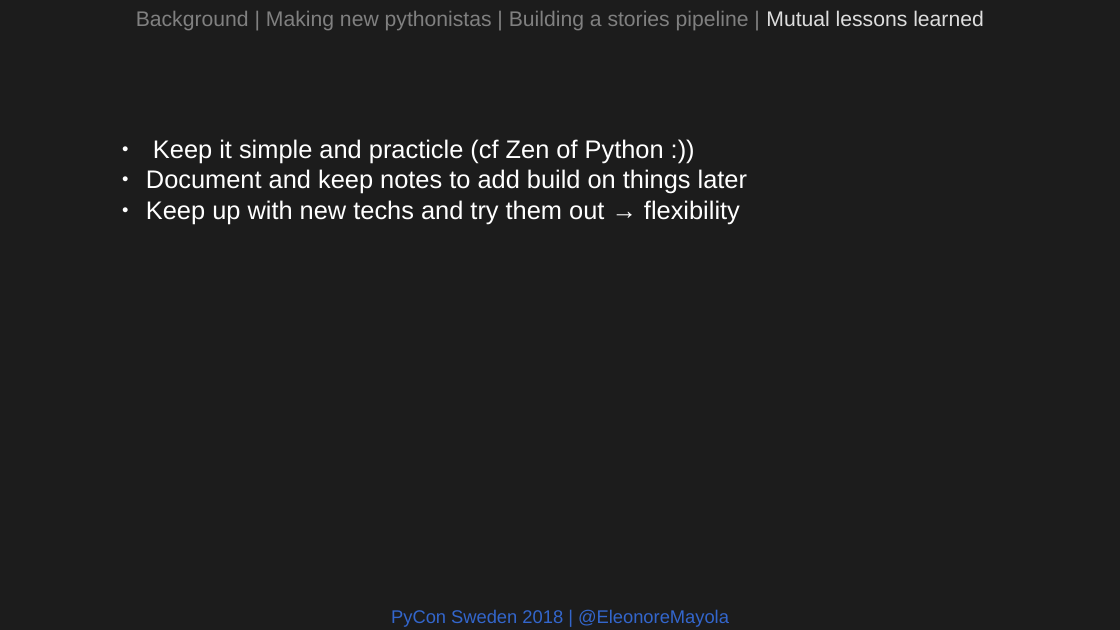
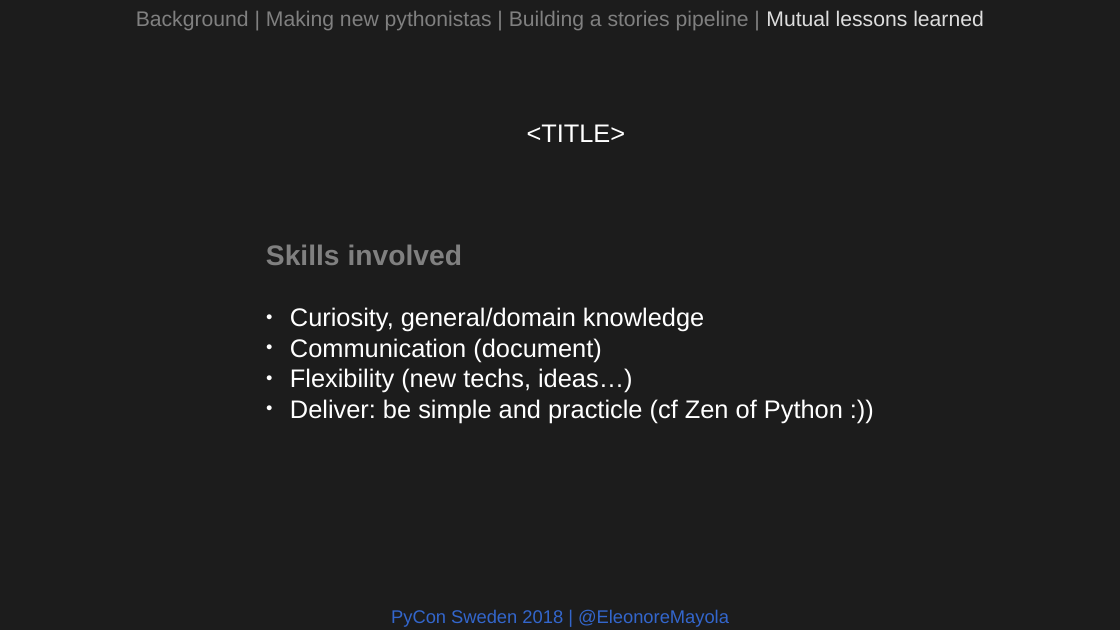
Before and after one commit to Eleonore9/-pyconse18, a slide deck: slide 21 of pyconse2018.odp (slide 20 before the commit). Drawn at 1120x630 pixels with LibreOffice and Linux fonts; fonts in the diff are those of the drawing. Boxes give left, top, right and bottom in pixels: in the first picture for what was removed or moved away, otherwise in the second. Text is boxed around its words. In the diff, an @@ line names an element or a change of style, - is before the commit and + after.

```diff
--- a/pyconse2018.odp
+++ b/pyconse2018.odp
@@ text removed at [146, 139, 747, 224] @@
-● Keep it simple and practicle (cf Zen of Python :))
-● Document and keep notes to add build on things later
-● Keep up with new techs and try them out → flexibility
@@ text added at [527, 124, 626, 142], 18 pt, text #FFFFFF @@
+<TITLE>
@@ text added at [266, 244, 843, 423], 18 pt, text #FFFFFF @@
+Skills involved
+● Curiosity, general/domain knowledge
+● Communication (document)
+● Flexibility (new techs, ideas…)
+● Deliver: be simple and practicle (cf Zen of Python :))
```
Also in this commit, not shown: 7 other slides changed, 1 slide added.
